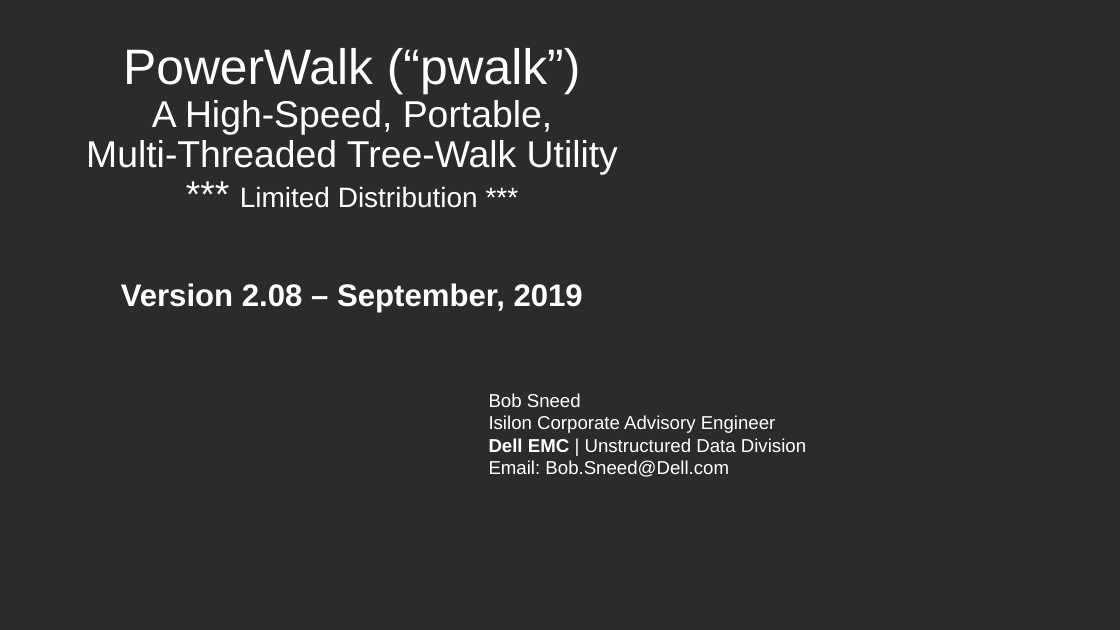
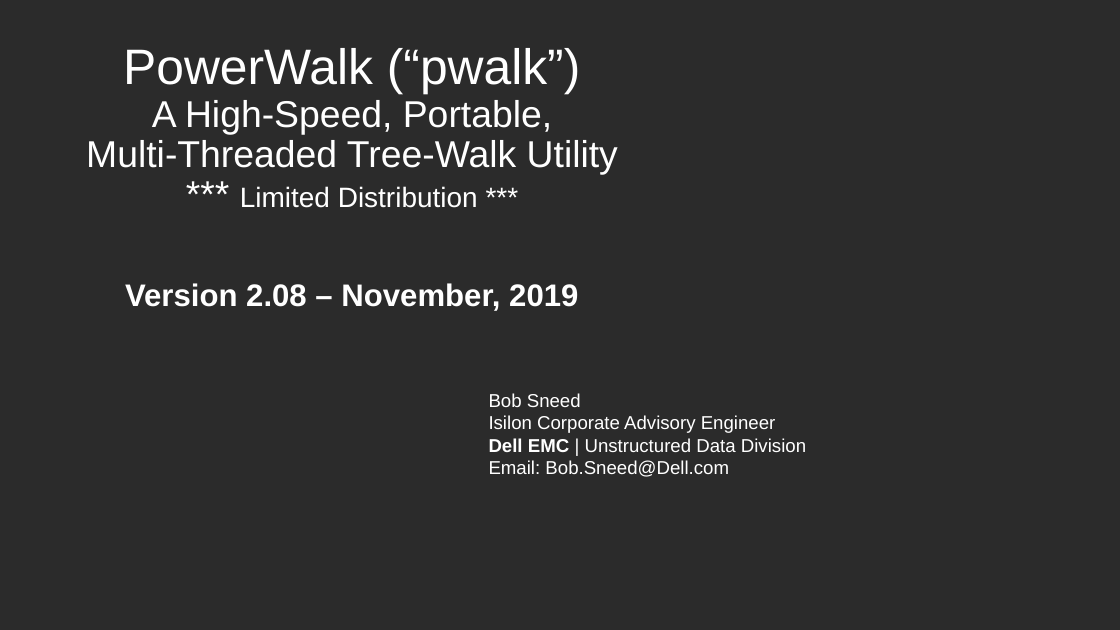
Before and after one commit to WhizBob/pwalk, a slide deck: slide 1 of doc/pwalk_slides.pptx. Drawn at 1120x630 pixels with LibreOffice and Linux fonts; fonts in the diff are those of the drawing; background and template pictures are left out; a plain dark background stands for a picture behind light text. Boxes give left, top, right and bottom in pixels: in the first picture for what was removed or moved away, otherwise in the second. Text is boxed around its words. In the diff, an @@ line names an element or a change of style, - is before the commit and + after.

```diff
--- a/doc/pwalk_slides.pptx
+++ b/doc/pwalk_slides.pptx
@@ subtitle at (125, 283, 578, 311): text changed @@
-Version 2.08 – September, 2019
+Version 2.08 – November, 2019
```
Also in this commit, not shown: 12 other slides changed, 3 slides removed, 9 other files.
